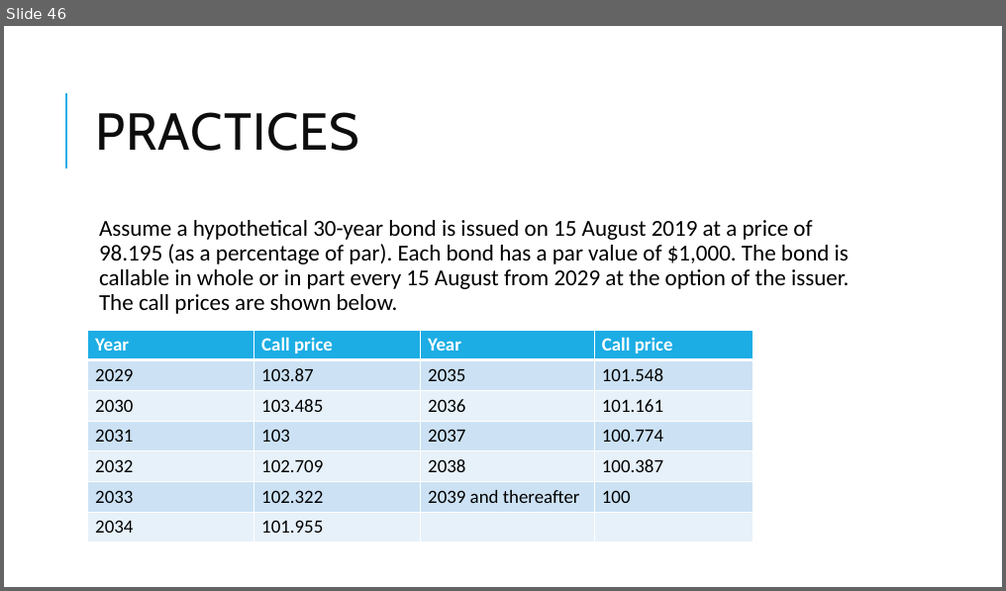
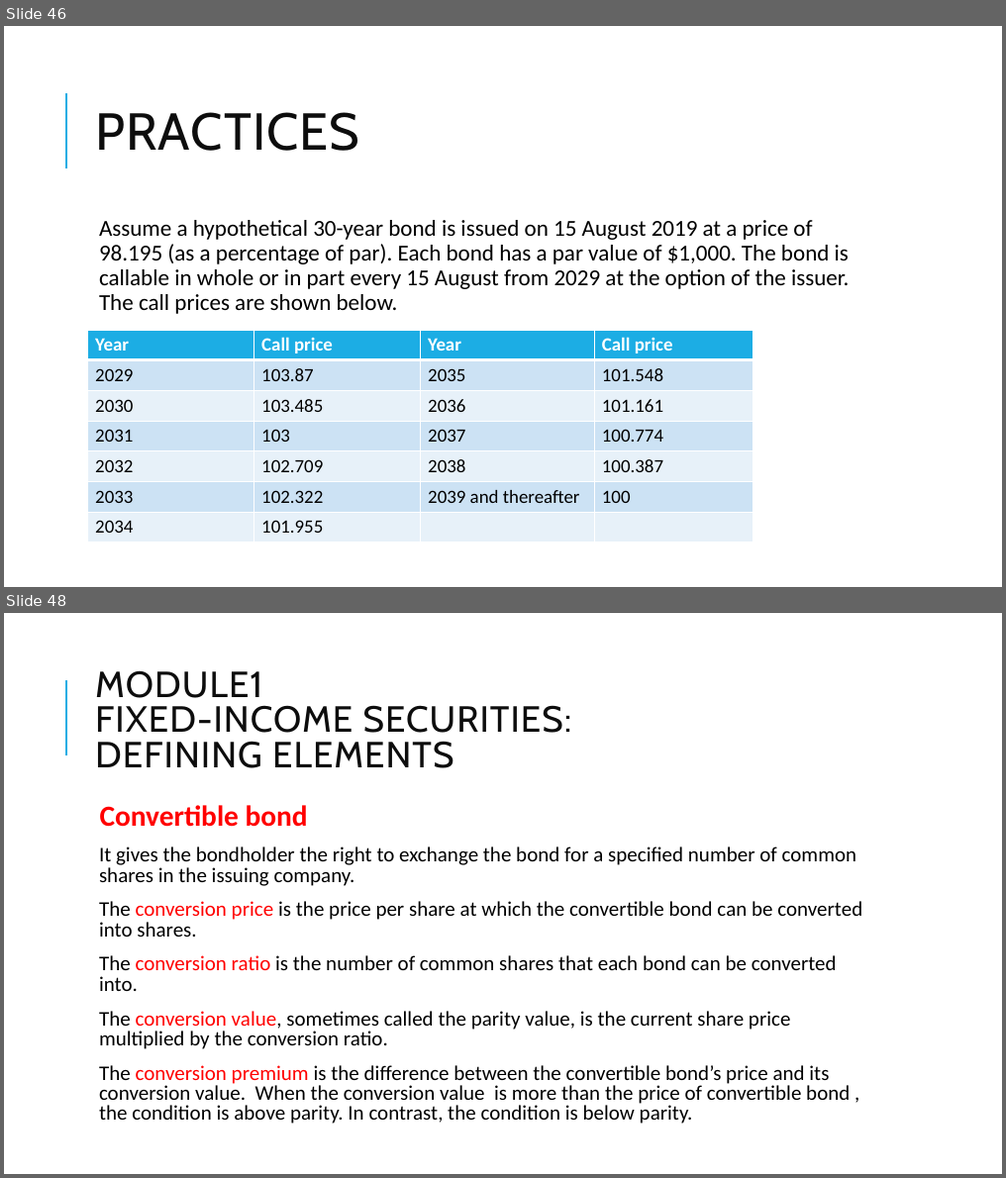
Before and after one commit to Isco0530/data, a slide deck: Fixed Income.pptx. Shown one above the other, each under a label of ours: slide 46 before the commit, slides 46 and 48 after it; the slides between them are not shown. The pictures are 1006x591 and 1006x1178 pixels, drawn with LibreOffice and Linux fonts; fonts in the diff are those of the drawing. Boxes give left, top, right and bottom in pixels: in the first picture for what was removed or moved away, otherwise in the second. Text is boxed around its words. In the diff, an @@ line names an element or a change of style, - is before the commit and + after.

```diff
--- a/Fixed Income.pptx
+++ b/Fixed Income.pptx
@@ slide 48 added at <box>4,613,1002,1174</box>, background #FFFFFF; not listed: 1 template element that a slide beside it also shows @@
@@ title added at <box>95,670,572,768</box>, 35 pt, text #0D0D0D @@
+MODULE1
+FIXED-INCOME SECURITIES:
+DEFINING ELEMENTS
@@ text added at <box>99,805,862,1124</box>, 20 pt, text #000000 @@
+  Convertible bond
+  It gives the bondholder the right to exchange the bond for a specified number of common shares in the issuing company.
+  The conversion price is the price per share at which the convertible bond can be converted into shares.
+  The conversion ratio is the number of common shares that each bond can be converted into.
+  The conversion value, sometimes called the parity value, is the current share price multiplied by the conversion ratio.
+  The conversion premium is the difference between the convertible bond’s price and its conversion value. When the conversion value is more than the price of convertible bond , the condition is above parity. In contrast, the condition is below parity.
```
Also in this commit, not shown: 1 slide changed, 4 other slides added.
